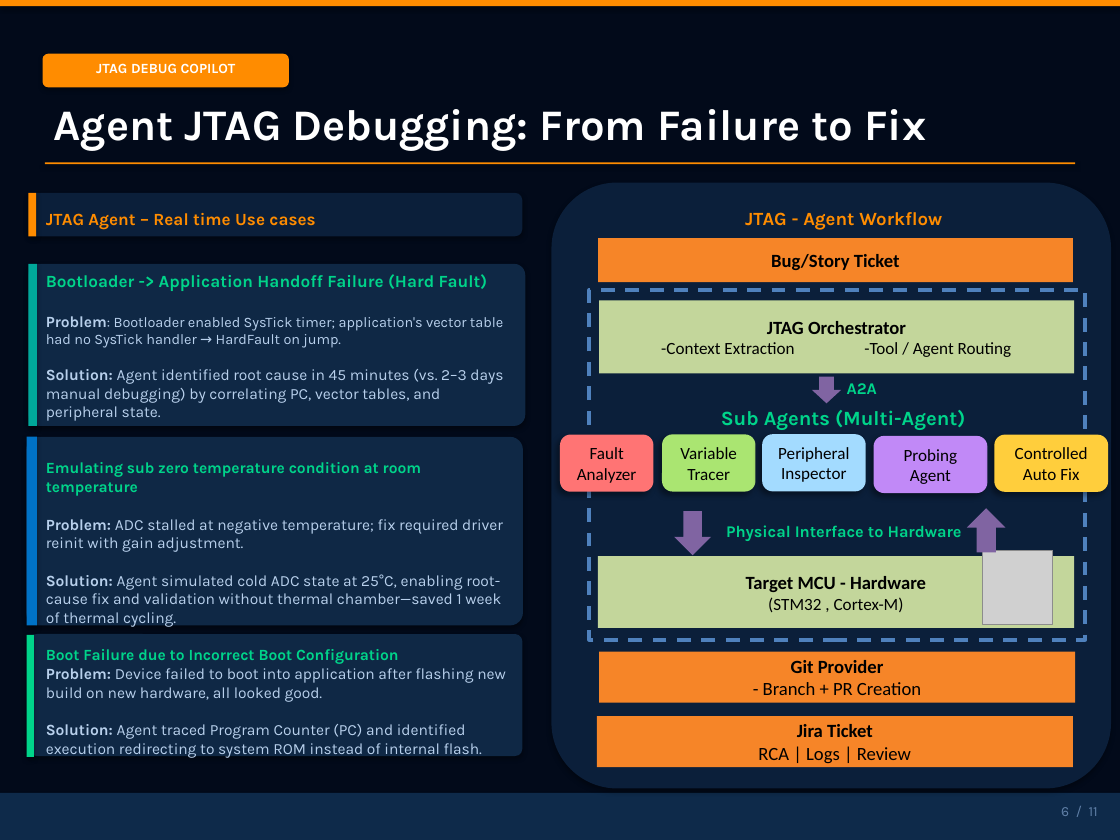
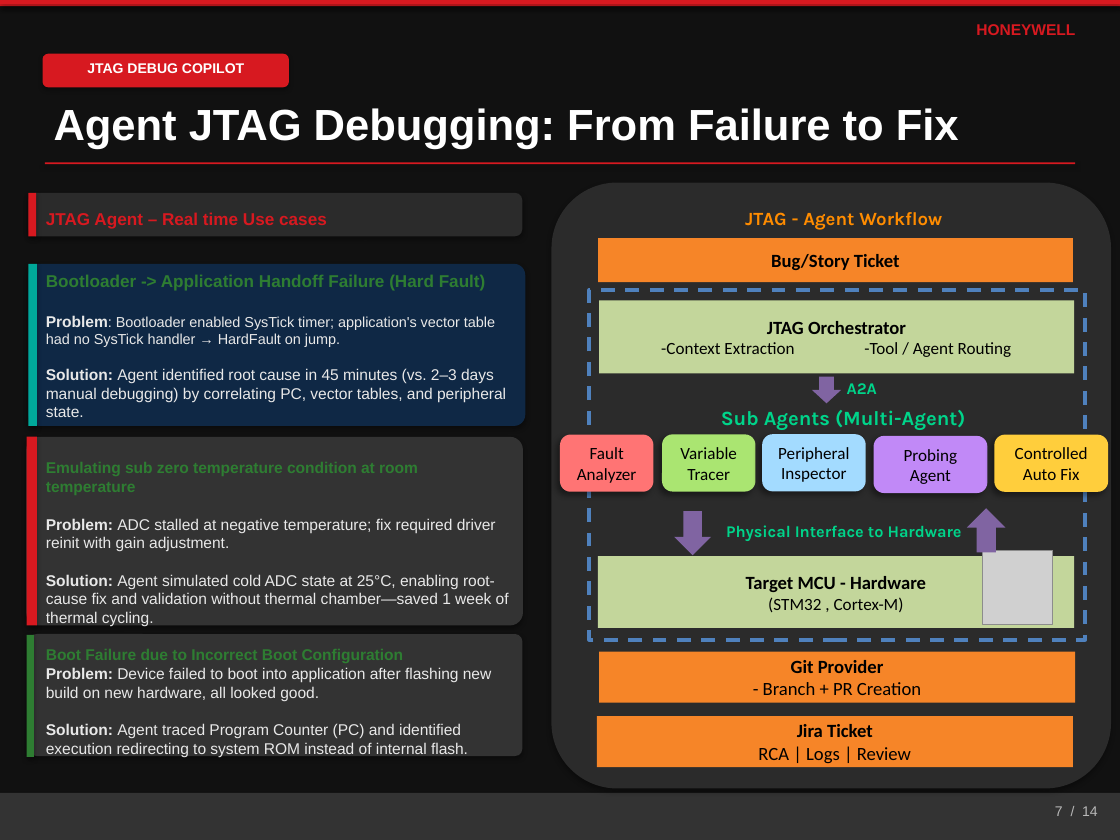
Before and after one commit to shyamnexus/HON_PPT, a slide deck: slide 7 of AI-Driven Embedded Product Lifecycle OrchestratorV5.pptx. Drawn at 1120x840 pixels with LibreOffice and Linux fonts; fonts in the diff are those of the drawing; grey boxes stand for pictures. Boxes give left, top, right and bottom in pixels: in the first picture for what was removed or moved away, otherwise in the second. Text is boxed around its words. In the diff, an @@ line names an element or a change of style, - is before the commit and + after.

```diff
--- a/AI-Driven Embedded Product Lifecycle OrchestratorV5.pptx
+++ b/AI-Driven Embedded Product Lifecycle OrchestratorV5.pptx
@@ rectangle at box(0, 0, 1120, 799): fill #020A1A to #111111 @@
@@ rectangle added at box(0, 0, 1120, 4), fill #D71920 @@
@@ text added at box(976, 24, 1075, 35), 10 pt, text #D71920, bold @@
+HONEYWELL
@@ text "JTAG DEBUG COPILOT" at box(87, 63, 244, 73): font Karla to Arial @@
@@ text "Agent JTAG Debugging: From Failure ..." at box(54, 108, 959, 149): font Karla to Arial @@
@@ fill #FF8C00 to #D71920 in 4 elements at box(0, 0, 1120, 7), box(43, 54, 289, 87), box(45, 162, 1075, 165), box(28, 193, 36, 236) @@
@@ rounded rectangle at box(28, 193, 522, 236): fill #0B1F3A to #2B2B2B @@
@@ text "JTAG Agent – Real time ..." at box(46, 212, 509, 757): font Karla to Arial; text colour #FF8C00 to #D71920 in "JTAG Agent – Real time Use cases"; text colour #00D48A to #2E7D32 in "Bootloader -> Application Handoff Failure (Hard Fault)", "Emulating sub zero temperature condition at room ...", "Boot Failure due to Incorrect Boot Configuration"; text colour #B8D0EC to #E8E8E8 in "Problem: Bootloader enabled SysTick timer; application's vec ...", "Solution: Agent identified root cause in 45 ...", "Problem: ADC stalled at negative temperature; fix ...", "Solution: Agent simulated cold ADC state at ..." and 2 more places @@
@@ rounded rectangle at box(551, 183, 1111, 788): fill #0B1F3A to #2B2B2B @@
@@ rounded rectangle at box(26, 437, 523, 625): fill #0F2845 to #333333 @@
@@ rectangle at box(27, 437, 37, 625): fill #0072C6 to #D71920 @@
@@ rectangle at box(27, 635, 35, 757): fill #00D48A to #2E7D32 @@
@@ rounded rectangle at box(29, 634, 522, 756): fill #0F2845 to #333333 @@
@@ rectangle at box(0, 793, 1120, 840): fill #0E2A4A to #333333 @@
@@ text at box(1055, 806, 1098, 816): text changed; font Karla to Arial; text colour #6080A8 to #B8B8B8 @@
-6 / 11
+7 / 14
```
